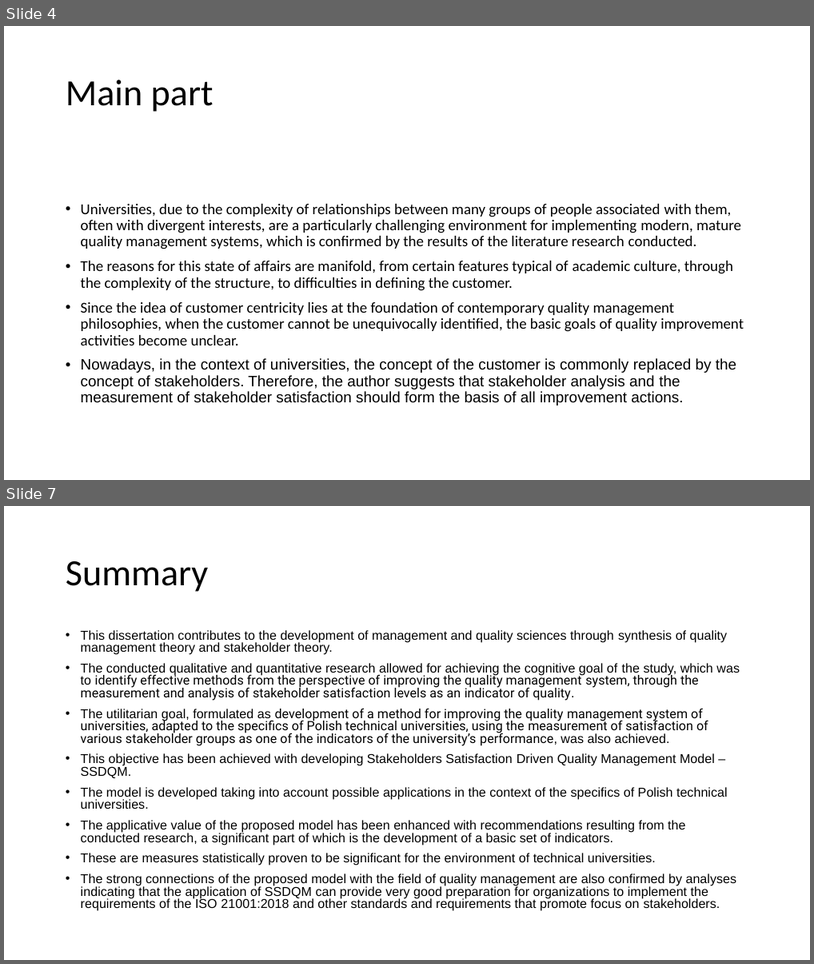
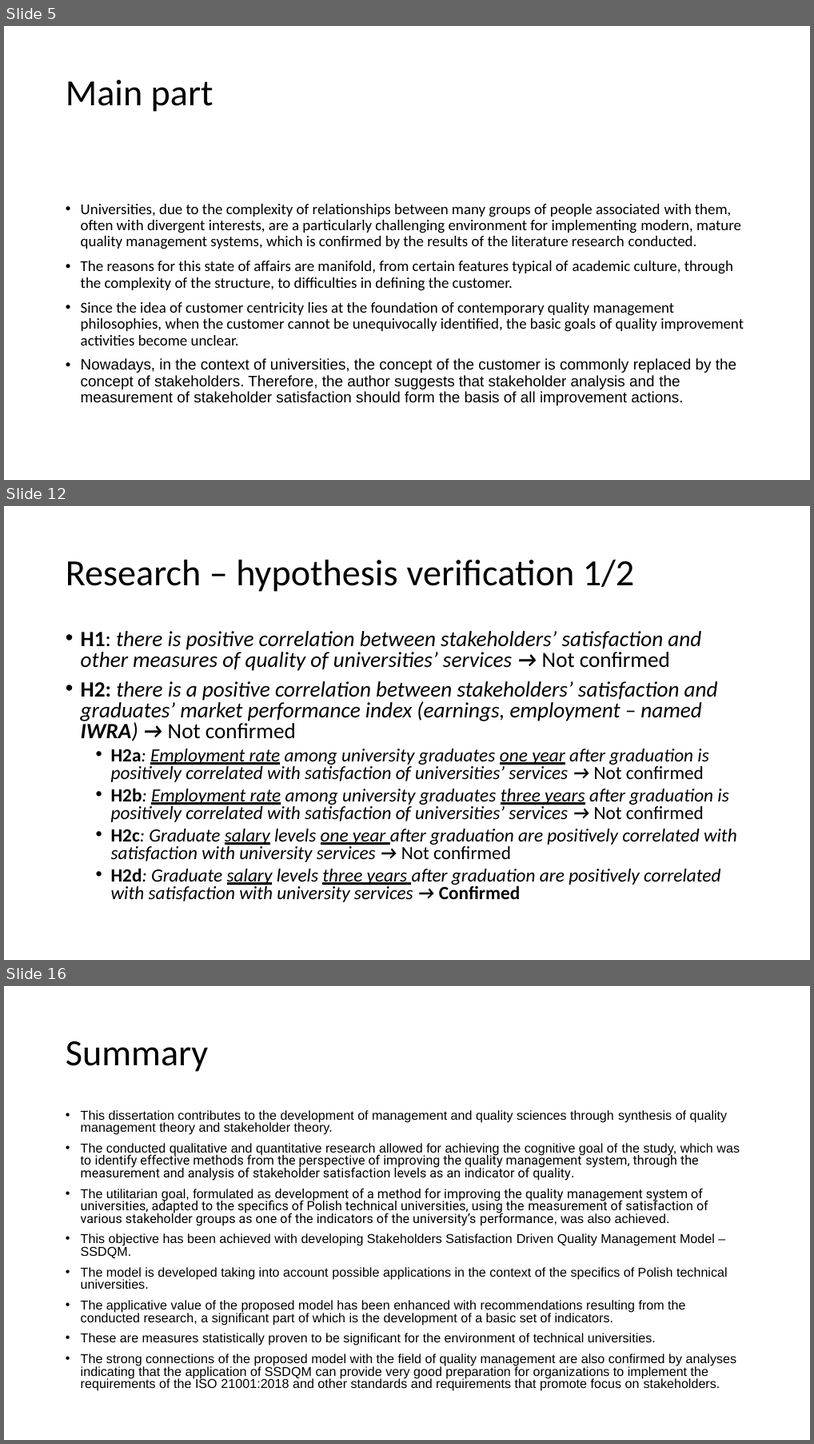
Before and after one commit to JeanPaulSzefler/doktorat_git, a slide deck: Egzaminy doktorskie/angielski/SSI_forHEI_QMS.pptx. Shown one above the other, each under a label of ours: slides 4 and 7 before the commit, slides 5, 12 and 16 after it; the slides between them are not shown. The pictures are 814x964 and 814x1444 pixels, drawn with LibreOffice and Linux fonts; fonts in the diff are those of the drawing. Boxes give left, top, right and bottom in pixels: in the first picture for what was removed or moved away, otherwise in the second. Text is boxed around its words. In the diff, an @@ line names an element or a change of style, - is before the commit and + after.

```diff
--- a/Egzaminy doktorskie/angielski/SSI_forHEI_QMS.pptx
+++ b/Egzaminy doktorskie/angielski/SSI_forHEI_QMS.pptx
@@ slide 12 added at [4,506,810,960], background #FFFFFF @@
@@ title added at [66,560,635,592], 44 pt, text #000000 @@
+Research – hypothesis verification 1/2
@@ text added at [81,631,738,902], 22.2 pt, text #000000, italic @@
+• H1: there is positive correlation between stakeholders’ satisfaction and other measures of quality of universities’ services → Not confirmed
+• H2: there is a positive correlation between stakeholders’ satisfaction and graduates’ market performance index (earnings, employment – named IWRA) → Not confirmed
+  • H2a: Employment rate among university graduates one year after graduation is positively correlated with satisfaction of universities’ services → Not confirmed
+  • H2b: Employment rate among university graduates three years after graduation is positively correlated with satisfaction of universities’ services → Not confirmed
+  • H2c: Graduate salary levels one year after graduation are positively correlated with satisfaction with university services → Not confirmed
+  • H2d: Graduate salary levels three years after graduation are positively correlated with satisfaction with university services → Confirmed
@@ what was slide 4 is now slide 5 @@
@@ what was slide 7 is now slide 16 @@
```
Also in this commit, not shown: 4 slides changed, 9 other slides added, 14 other files.
